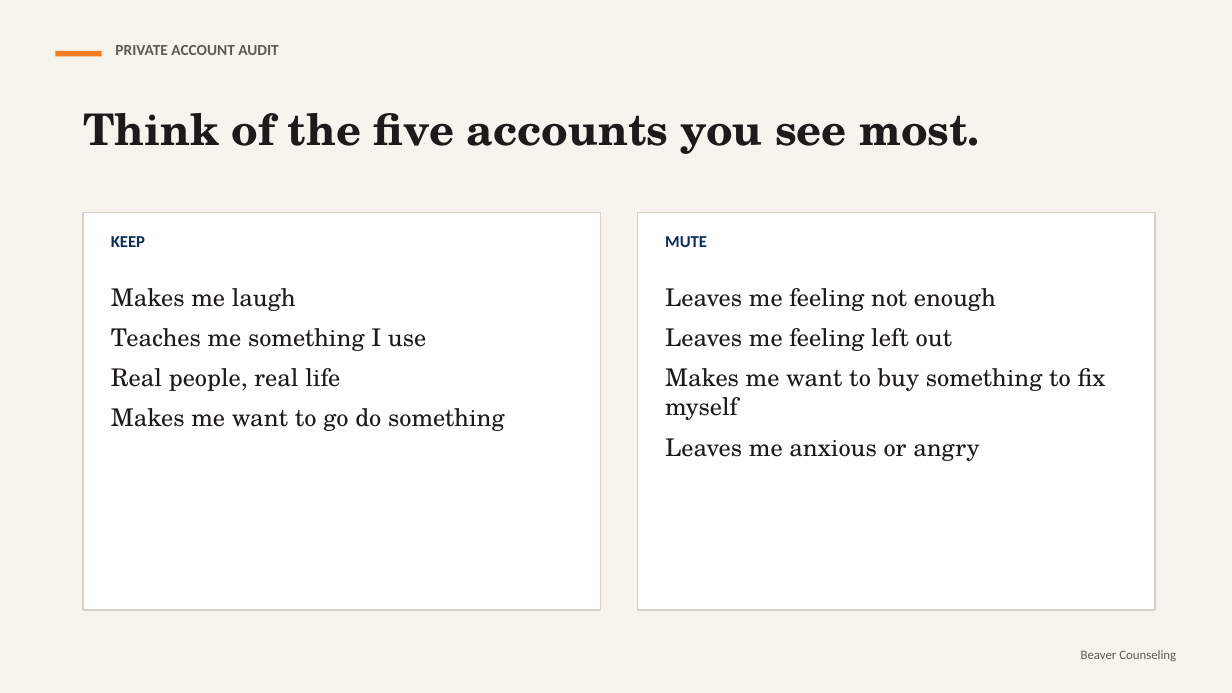
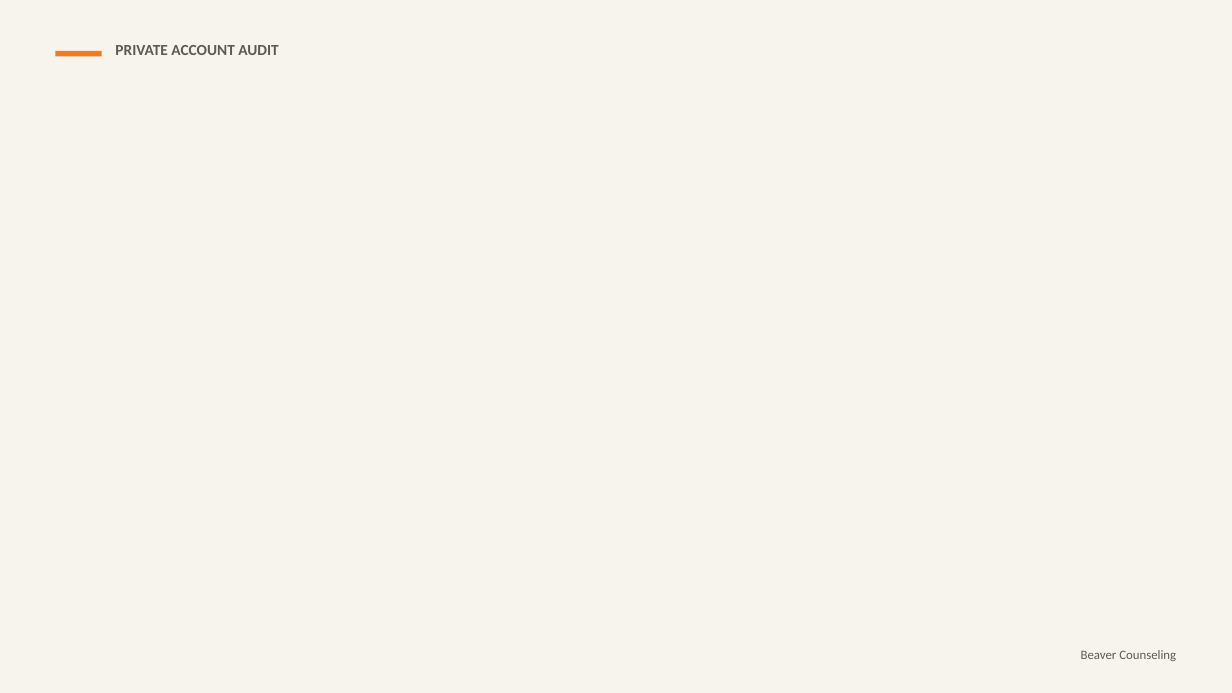
Before and after one commit to rmwtoolkit/bcds-toolkit, a slide deck: slide 11 of decks/the-comparison-trap-lesson-v2.pptx (slide 7 before the commit). Drawn at 1232x693 pixels with LibreOffice and Linux fonts; fonts in the diff are those of the drawing; background and template pictures are left out. Boxes give left, top, right and bottom in pixels: in the first picture for what was removed or moved away, otherwise in the second. Text is boxed around its words. In the diff, an @@ line names an element or a change of style, - is before the commit and + after.

```diff
--- a/decks/the-comparison-trap-lesson-v2.pptx
+++ b/decks/the-comparison-trap-lesson-v2.pptx
@@ text removed at box(83, 113, 980, 154) @@
-Think of the five accounts you see most.
@@ rectangle removed at box(83, 213, 601, 610) @@
@@ text removed at box(111, 236, 145, 247) @@
-KEEP
@@ rectangle removed at box(638, 213, 1155, 610) @@
@@ text removed at box(665, 236, 707, 247) @@
-MUTE
@@ text removed at box(111, 288, 505, 431) @@
-Makes me laugh
-Teaches me something I use
-Real people, real life
-Makes me want to go do something
@@ text removed at box(665, 288, 1106, 461) @@
-Leaves me feeling not enough
-Leaves me feeling left out
-Makes me want to buy something to fix myself
-Leaves me anxious or angry
```
Also in this commit, not shown: 10 other slides changed, 13 slides added, 3 slides removed, 8 other files.
